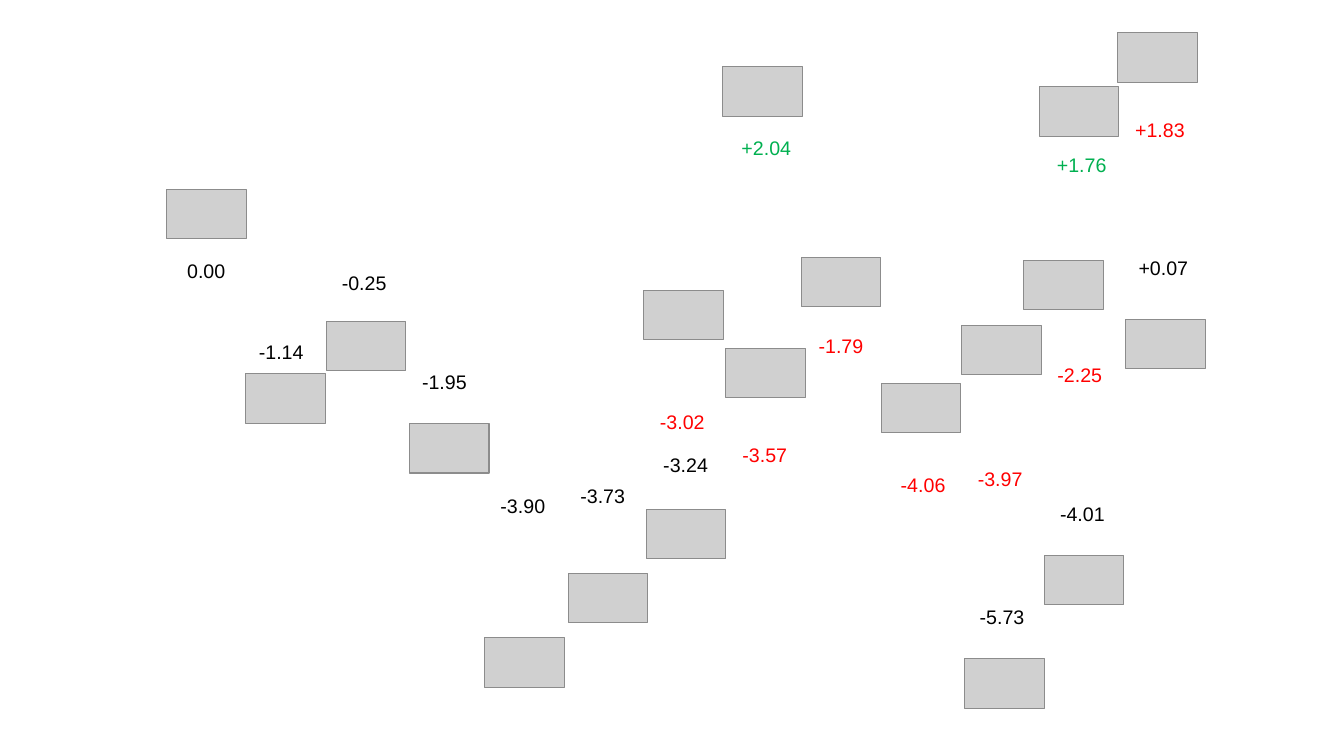
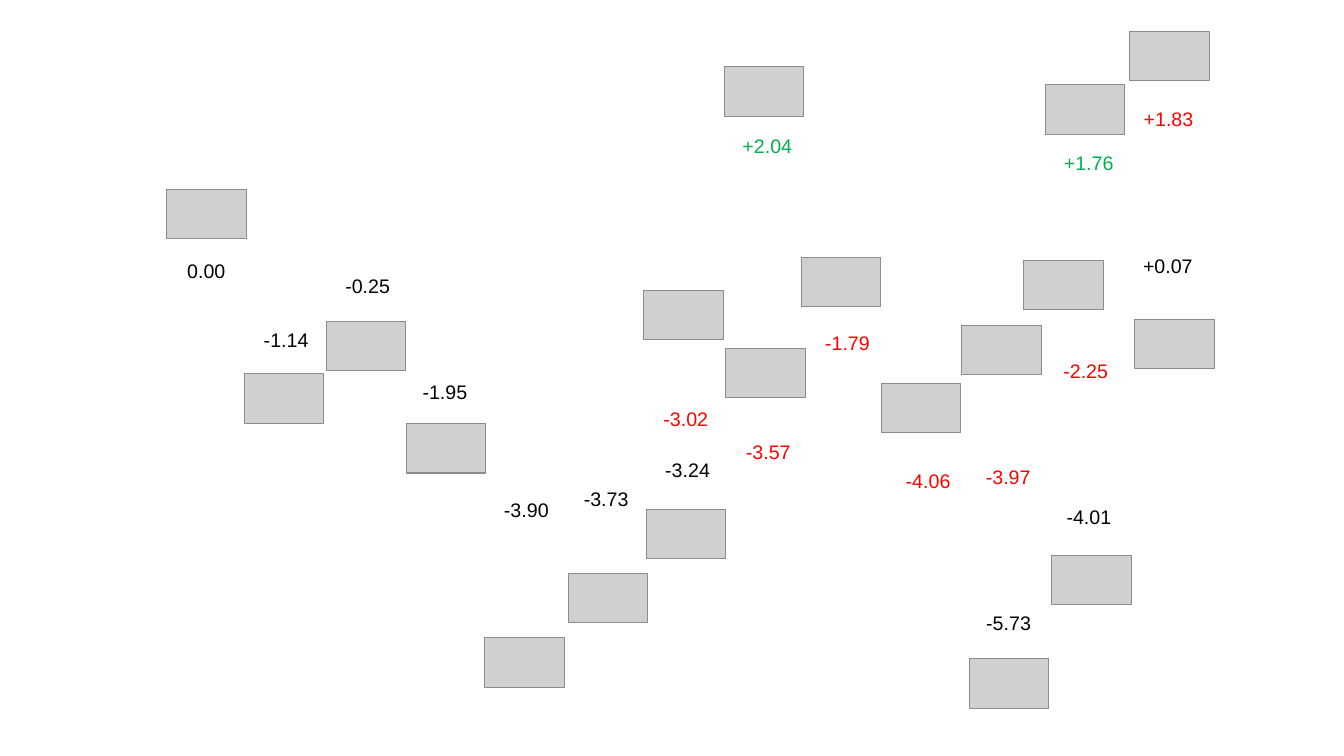
Before and after one commit to rzk1/ullmann, a slide deck: slide 9 of EnergyFile.pptx (slide 10 before the commit). Drawn at 1344x756 pixels with LibreOffice and Linux fonts; fonts in the diff are those of the drawing; grey boxes stand for pictures; background and template pictures are left out. Boxes give left, top, right and bottom in pixels: in the first picture for what was removed or moved away, otherwise in the second. Text is boxed around its words. In the diff, an @@ line names an element or a change of style, - is before the commit and + after.

Commit message:
ppt-file

```diff
--- a/EnergyFile.pptx
+++ b/EnergyFile.pptx
@@ 3 pictures: place and size @@
-3 pictures at (1045, 32, 1206, 605)
+3 pictures at (1053, 31, 1215, 605)
@@ 2 pictures, 1 text: place and size @@
-2 pictures, 1 text at (965, 87, 1189, 709)
+2 pictures, 1 text at (970, 85, 1193, 709)
@@ alignment left to centre in 16 elements at (742, 139, 792, 154), (345, 279, 390, 294), (584, 492, 629, 507), (663, 412, 708, 427), (746, 445, 791, 460), (986, 470, 1031, 485), (504, 503, 549, 518), (825, 336, 870, 351), (1067, 510, 1112, 525), (1064, 156, 1114, 171), (665, 463, 710, 478), (906, 474, 951, 489), (986, 616, 1031, 631), (423, 385, 468, 400), (264, 333, 309, 347), (1144, 112, 1194, 127) @@
@@ text "+1.83": place and size @@
-text "+1.83" at (1135, 123, 1185, 138)
+text "+1.83" at (1144, 112, 1194, 127)
@@ text "-1.14": place and size @@
-text "-1.14" at (259, 345, 304, 359)
+text "-1.14" at (264, 333, 309, 347)
@@ text "-2.25": place and size @@
-text "-2.25" at (1057, 368, 1102, 383)
+text "-2.25" at (1063, 364, 1108, 379)
@@ text "-1.95": place and size @@
-text "-1.95" at (422, 375, 467, 390)
+text "-1.95" at (423, 385, 468, 400)
```
Also in this commit, not shown: 2 other slides changed, 1 slide added, 2 slides removed.
